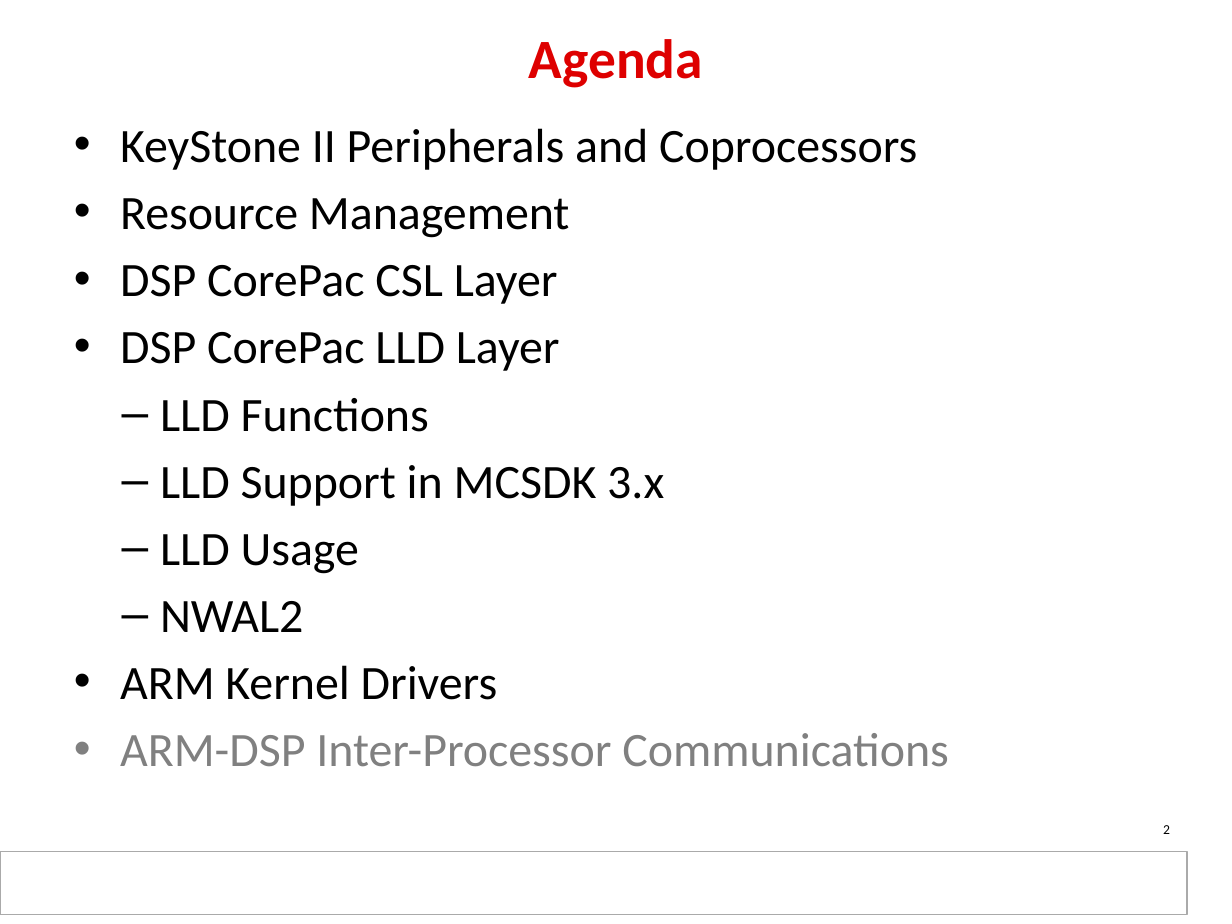
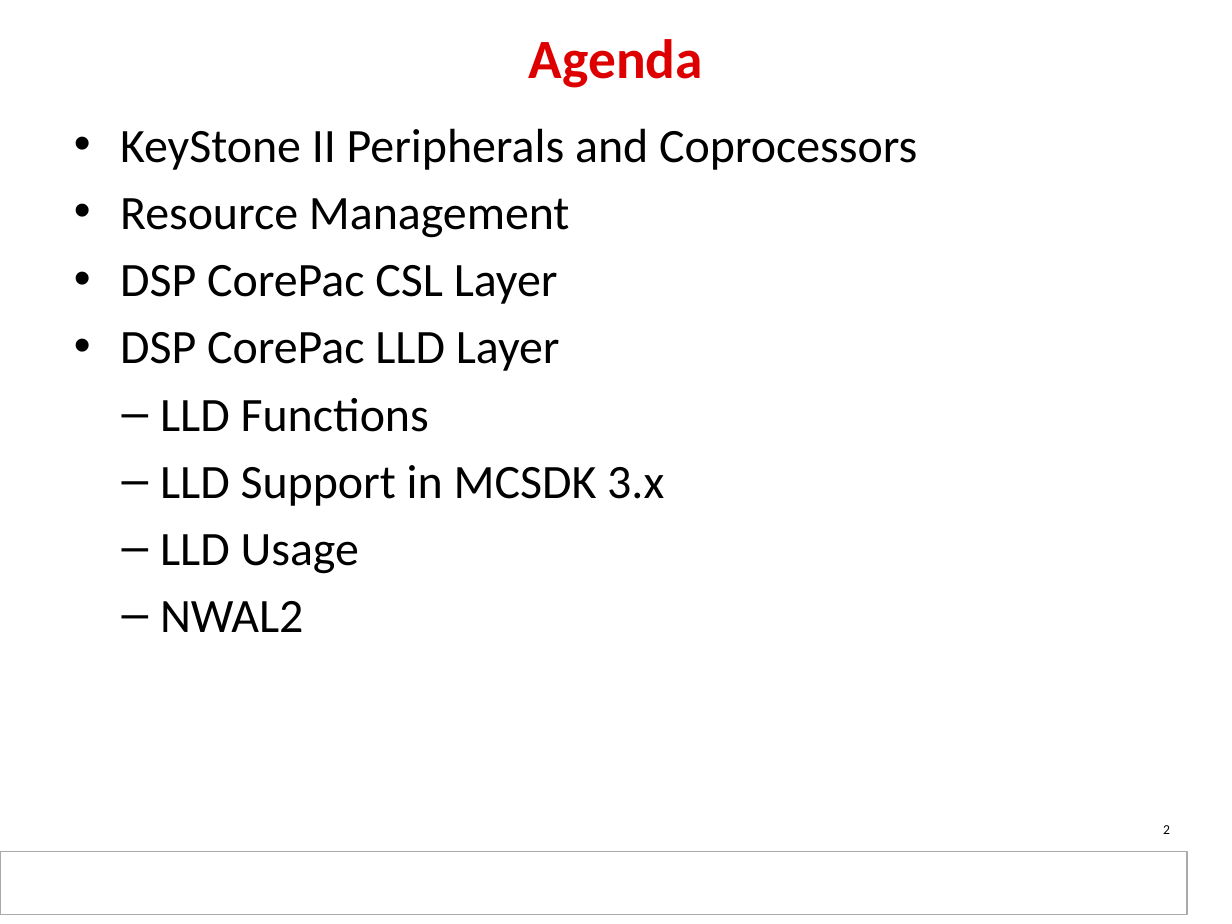
Before and after one commit to hari1989/keystone-workshop, a slide deck: slide 2 of slides/KeyStone Peripherals Usage.pptx. Drawn at 1232x924 pixels with LibreOffice and Linux fonts; fonts in the diff are those of the drawing; background and template pictures are left out. Boxes give left, top, right and bottom in pixels: in the first picture for what was removed or moved away, otherwise in the second. Text is boxed around its words. In the diff, an @@ line names an element or a change of style, - is before the commit and + after.

```diff
--- a/slides/KeyStone Peripherals Usage.pptx
+++ b/slides/KeyStone Peripherals Usage.pptx
@@ text at (120,665,948,767): paragraphs removed @@
-• ARM Kernel Drivers
-• ARM-DSP Inter-Processor Communications
```
Also in this commit, not shown: 1 other slide changed, 12 slides removed, 2 other files.
